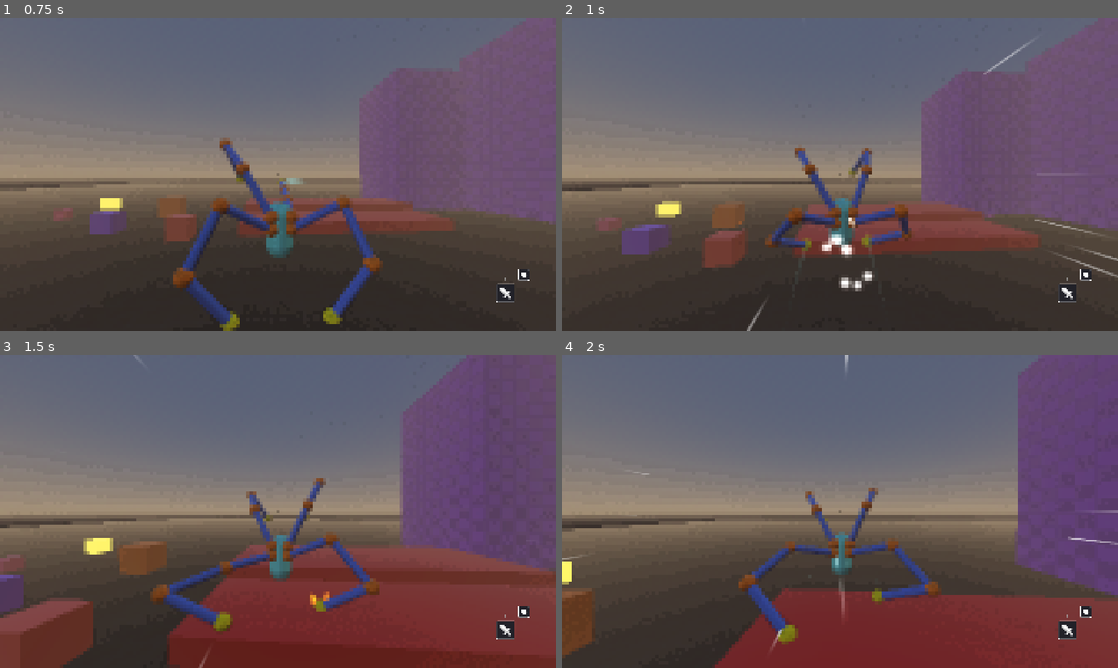
Above: before the commit, frames 1-4 (two rows, left to right).
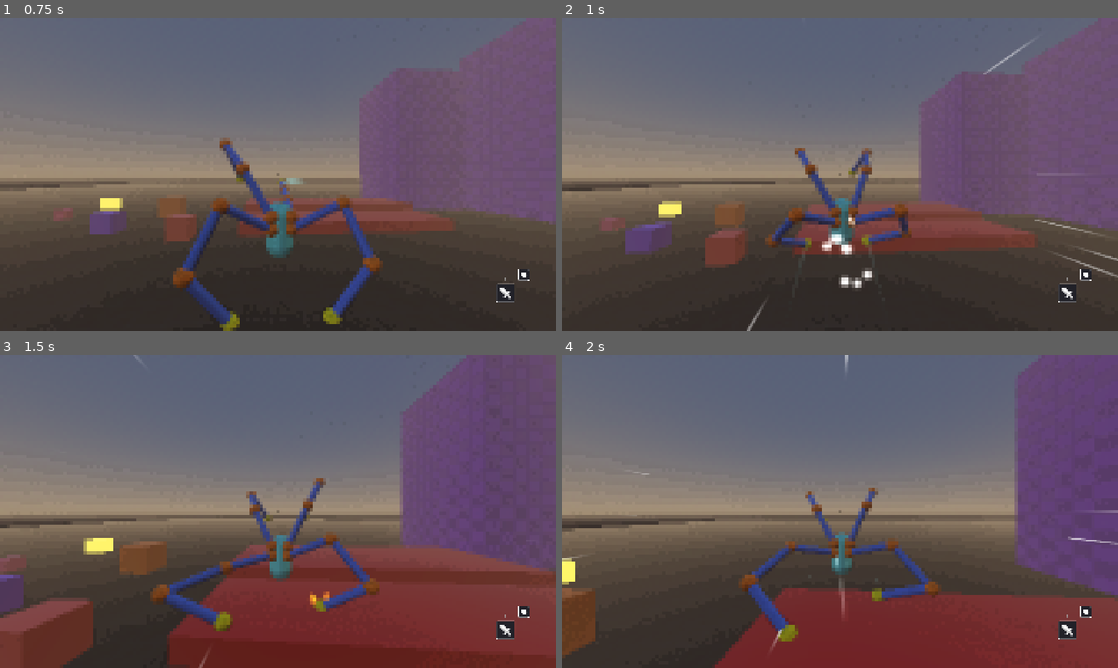
Above: after the commit, the same moments.

Repository: lliamsymonds04/doc-oc
Game: Godot game, scene res://main.tscn
Two runs of this game, one before a commit and one after it. Both use one fixed random seed, a clock stepped at 60 frames per second and the inputs below.
Inputs (mouse positions are in pixels of both pictures, inside the frame that each line leads up to):
- Up to frame 1 (0.75 s): move the mouse to (305, 174) at 0.52 s; press the mouse at (305, 174) at 0.53 s; hold W (forward) from 0.53 s (still down)
- Up to frame 2 (1 s): keep holding W (forward); tap Space (jump) at 0.77 s
- Up to frame 3 (1.5 s): keep holding W (forward); move the mouse to (250, 511) at 1.27 s; release the mouse at (250, 511) at 1.28 s; click (250, 511) at 1.35 s
- Up to frame 4 (2 s): keep holding W (forward); tap Space (jump) at 1.52 s

Frame 1 is identical in both runs. In frame 2, 1.0% of the frame differs, in the area x 10-78%, y 42-88%; in frame 3, 0.1%; in frame 4, 0.5%.

Commit message:
feat: heavy attack

Diff:
--- a/systems/player/camera_controller.gd
+++ b/systems/player/camera_controller.gd
@@ -13,7 +13,7 @@
 @export var speed_at_max_fov: float = 10.0
 @export var fov_change_rate: float = 2.0
 @export_range(0.1, 4.0, 0.05) var fov_curve_exponent: float = 0.5
-@export var fov_kick_recovery: float = 8.0
+@export var fov_kick_recovery: float = 5.0
 
 @export_category("Trail")
 @export var trail_strength: float = 0.06  # forward/back (local Z)
--- a/systems/player/config/player_attack_config.gd
+++ b/systems/player/config/player_attack_config.gd
@@ -21,7 +21,9 @@
 @export var enemy_hit_sound: AudioStreamOggVorbis = preload("res://assets/audio/cyber_punch.ogg")
 @export var hit_vfx_scene: PackedScene = preload("res://assets/vfx/step.tscn")
 @export var hit_trauma: float = 0.7
-@export_range(0, -10, -0.5) var hit_fov_kick: float = -2.0
+@export_range(-10, 0, 0.5) var hit_fov_kick: float = -2.0
+## Wind-up kick on a heavy swing; + = widen. Hits narrow, so the two beats differ.
+@export var swing_fov_kick: float = 1.5
 
 @export_group("Impulse Physics")
 @export var impulse_strength: float = 7.0
@@ -35,6 +37,29 @@
 ## Horizontal multiplier on the shove once the enemy dies, so corpses fly further.
 @export var death_knockback_multiplier: float = 2.5
 
+@export_group("Heavy Attack")
+## Every Nth punch in a combo becomes a two-armed heavy attack.
+@export_range(1, 20, 1) var heavy_attack_every: int = 3
+## Idle gap (s) between punches that ends the combo and resets the counter.
+@export var combo_reset_time: float = 1.0
+## Recovery after a heavy (s), used instead of attack_debounce.
+@export var heavy_attack_debounce: float = 1.0
+## Forward lean into a heavy swing, in degrees (positive = lean forward).
+@export var heavy_tilt_degrees: float = 25.0
+## How long the heavy lean holds (s); outlasts tilt_reset_time so a whiff reads.
+@export var heavy_tilt_reset_time: float = 0.45
+## Blend rate (1/s) of the heavy lean, independent of the slower walk/camera tilt.
+@export var heavy_tilt_rate: float = 14.0
+## Blend rate (1/s) of the lean falling back to zero; slower reads as follow-through.
+@export var heavy_tilt_release_rate: float = 5.0
+## Multipliers on the base values above, applied only while a heavy is live.
+@export var heavy_damage_multiplier: float = 2.5
+@export var heavy_knockback_multiplier: float = 2.0
+@export var heavy_lift_multiplier: float = 1.5
+@export var heavy_trauma_multiplier: float = 1.4
+@export var heavy_fov_kick_multiplier: float = 2.5
+@export var heavy_impulse_multiplier: float = 2.0
+
 @export_group("Visuals")
 @export var trail_width: float = 0.4
 @export var trail_transparency: float = 0.4
--- a/systems/player/config/player_tackle_config.gd
+++ b/systems/player/config/player_tackle_config.gd
@@ -55,5 +55,5 @@
 
 @export_group("Feedback")
 @export var launch_trauma: float = 0.8
-@export_range(0, -10, -0.5) var launch_fov_kick: float = -3.0
+@export_range(-10, 0, 0.5) var launch_fov_kick: float = -3.0
 @export var impact_sound: AudioStreamOggVorbis = preload("res://assets/audio/hit_impact.ogg")
--- a/systems/player/player_attack_controller.gd
+++ b/systems/player/player_attack_controller.gd
@@ -1,16 +1,28 @@
 class_name PlayerAttackController
 extends RefCounted
+
+## Heavy multipliers and the two-arm hit guard are live only for the swing itself, not
+## the whole debounce: a tackle punch inside that window is a separate hit.
+const SWING_WINDOW: float = 0.3
 
 var player: PlayerController
 var prev_attack_mount: ArmMount
 var last_attack_time: float = -INF
+var combo_count: int = 0
 var attack_tilt_y: float = 0.0
+## Lean actually written to the body; blended to `_tilt_x_target` in process().
+var attack_tilt_x: float = 0.0
 
 var config: PlayerAttackConfig
+
+## Debounce gating the *next* punch; longer after a heavy.
+var _tilt_x_target: float = 0.0
+var _debounce: float = 0.0
+var _heavy_active: bool = false
+var _damaged_this_attack: Array[Object] = []
 
 var _attack_audio_player: AudioStreamPlayer3D
 var _hit_audio_player: AudioStreamPlayer3D
-
 var _hit_vfx: ImpactVFX
 var _crack_decal_parent: Node3D
 var _aiming_at_enemy_in_range: bool = false
@@ -19,6 +31,7 @@
 func _init(p: PlayerController, attack_config: PlayerAttackConfig) -> void:
 	player = p
 	config = attack_config
+	_debounce = config.attack_debounce
 
 	_attack_audio_player = AudioStreamPlayer3D.new()
 	_attack_audio_player.stream = config.attack_sound
@@ -42,93 +55,146 @@
 func try_attack() -> void:
 	var now = PlayerPunchUtil.get_now()
 	var p := player
-	if not PlayerPunchUtil.punch_allowed(p, last_attack_time, config.attack_debounce, now):
+	if not PlayerPunchUtil.punch_allowed(p, last_attack_time, _debounce, now):
 		return
 
-	for mount in p.arm_mounts:
-		if mount == prev_attack_mount:
-			continue
-
-		var side_dir: int = sign(mount.position.x)
-		var attack_target = PlayerPunchUtil.get_punch_target(
-			player, side_dir, config.attack_cast_range
-		)
-
-		mount.arm.start_punch(attack_target)
-		mount.arm.set_end_effector_trail(true)
-		mount.arm.set_trail_style(config.trail_width, config.trail_transparency)
-		AudioUtil.play_with_pitch(_attack_audio_player)
-
+	if now - last_attack_time > config.combo_reset_time:
+		combo_count = 0
+	combo_count += 1
+
+	var is_heavy := combo_count % maxi(config.heavy_attack_every, 1) == 0
+	_debounce = config.heavy_attack_debounce if is_heavy else config.attack_debounce
+	_heavy_active = is_heavy
+	_damaged_this_attack.clear()
+
+	var gs := p.grounded_state()
+	var look_turn := absf(angle_difference(p.rotation.y, p.camera_controller.global_rotation.y))
+	if not gs.is_camera_aligned and look_turn <= deg_to_rad(config.max_force_align_turn_degrees):
+		gs.force_align = true
+
+	if is_heavy:
+		for mount in p.arm_mounts:
+			_start_punch(mount, true)
+		# restart the alternation so the next normal punch picks a clean arm
+		prev_attack_mount = null
+	else:
+		for mount in p.arm_mounts:
+			if mount == prev_attack_mount:
+				continue
+			_start_punch(mount, false)
+			prev_attack_mount = mount
+			break
+
+	last_attack_time = now
+
+
+func _start_punch(mount: ArmMount, is_heavy: bool) -> void:
+	var side_dir: int = sign(mount.position.x)
+	var attack_target = PlayerPunchUtil.get_punch_target(player, side_dir, config.attack_cast_range)
+
+	mount.arm.start_punch(attack_target)
+	mount.arm.set_end_effector_trail(true)
+	mount.arm.set_trail_style(config.trail_width, config.trail_transparency)
+	AudioUtil.play_with_pitch(_attack_audio_player)
+	var kick := _swing_kick(is_heavy)
+	if kick != 0.0:
+		player.camera_controller.kick_fov(kick)
+
+	if is_heavy:
+		# negative rotation.x tips the body forward (model faces -Z)
+		_tilt_x_target = -deg_to_rad(config.heavy_tilt_degrees)
+		attack_tilt_y = 0.0
+	else:
+		_tilt_x_target = 0.0
 		attack_tilt_y = side_dir * deg_to_rad(config.attack_tilt_degrees)
 
-		prev_attack_mount = mount
-		last_attack_time = now
-
-		var gs := p.grounded_state()
-		var look_turn := absf(angle_difference(p.rotation.y, p.camera_controller.global_rotation.y))
-		if (
-			not gs.is_camera_aligned
-			and look_turn <= deg_to_rad(config.max_force_align_turn_degrees)
-		):
-			gs.force_align = true
-
-		return
+
+## 1.0 for a normal punch, the heavy multiplier while the heavy swing is live.
+func _heavy(mult: float) -> float:
+	return mult if _heavy_active and _swing_live() else 1.0
+
+
+func _swing_live() -> bool:
+	return PlayerPunchUtil.get_now() - last_attack_time <= SWING_WINDOW
+
+
+## Only the heavy widens on the wind-up; firing this every punch would strobe the fov.
+func _swing_kick(is_heavy: bool) -> float:
+	if not is_heavy:
+		return 0.0
+	return config.swing_fov_kick * config.heavy_fov_kick_multiplier
 
 
 func arm_hit_detected(hit: Vector3, normal: Vector3, collider: Object) -> void:
 	if player.is_in_grab_mode():
 		return
 
-	var ragdoll_enemy: EnemyController = null
-	if collider is RigidBody3D and collider.has_meta(EnemyRagdollController.ENEMY_META):
-		ragdoll_enemy = collider.get_meta(EnemyRagdollController.ENEMY_META)
-	var is_enemy_hit: bool = collider is EnemyController or ragdoll_enemy != null
-	if is_enemy_hit:
+	var enemy := EnemyUtil.resolve_enemy(collider)
+	if enemy:
 		player.attack_hit.emit(hit, normal, collider)
-		_hit_audio_player.stream = player.attack_config.enemy_hit_sound
-	else:
-		_hit_audio_player.stream = player.attack_config.surface_hit_sound
-
+
+	var already_hit := _register_swing_hit(enemy)
+
+	_hit_audio_player.stream = config.enemy_hit_sound if enemy else config.surface_hit_sound
 	AudioUtil.play_with_pitch(_hit_audio_player)
-
-	if not is_enemy_hit and not collider is RigidBody3D:
+	if enemy == null and not collider is RigidBody3D:
 		CrackDecal.spawn(_crack_decal_parent, hit, normal)
 
-	if collider is EnemyController:
-		var enemy: EnemyController = collider
-		var knock_dir := enemy.global_position - player.global_position
-
-		enemy.apply_knockback(knock_dir, config.knockback_speed, config.knockback_lift)
-
-		enemy.take_damage(player.attack_config.damage)
-
-		if enemy.is_dead():
-			var ragdoll := enemy.get_ragdoll()
-			if ragdoll:
-				var corpse_vel := enemy.velocity
-				corpse_vel.x *= config.death_knockback_multiplier
-				corpse_vel.z *= config.death_knockback_multiplier
-				# deferred to land after activate()'s deferred unfreeze
-				ragdoll.set_deferred("linear_velocity", corpse_vel)
-
-	elif ragdoll_enemy:
-		ragdoll_enemy.take_damage(player.attack_config.damage)
-		_impulse_rigid_body(collider as RigidBody3D, hit)
-
-	elif collider is RigidBody3D:
+	if enemy and not already_hit:
+		_damage_enemy(collider, enemy, hit)
+	elif enemy == null and collider is RigidBody3D:
 		_impulse_rigid_body(collider, hit)
 
-	player.camera_controller.add_trauma(player.attack_config.hit_trauma)
-	player.camera_controller.kick_fov(player.attack_config.hit_fov_kick)
+	player.camera_controller.add_trauma(config.hit_trauma * _heavy(config.heavy_trauma_multiplier))
+	player.camera_controller.kick_fov(
+		config.hit_fov_kick * _heavy(config.heavy_fov_kick_multiplier)
+	)
 
 	if _hit_vfx:
 		_hit_vfx.play(hit, normal)
 
 
-func process(_dt: float):
+## Returns true when this target was already damaged by the current swing.
+func _register_swing_hit(enemy: EnemyController) -> bool:
+	if not _swing_live() or enemy == null:
+		return false
+	if _damaged_this_attack.has(enemy):
+		return true
+	_damaged_this_attack.append(enemy)
+	return false
+
+
+func _damage_enemy(collider: Object, enemy: EnemyController, hit: Vector3) -> void:
+	var damage := config.damage * _heavy(config.heavy_damage_multiplier)
+
+	if collider is EnemyController:
+		enemy.apply_knockback(
+			enemy.global_position - player.global_position,
+			config.knockback_speed * _heavy(config.heavy_knockback_multiplier),
+			config.knockback_lift * _heavy(config.heavy_lift_multiplier)
+		)
+		enemy.take_damage(damage)
+		if enemy.is_dead():
+			var corpse_vel := enemy.velocity
+			corpse_vel.x *= config.death_knockback_multiplier
+			corpse_vel.z *= config.death_knockback_multiplier
+			# deferred to land after activate()'s deferred unfreeze
+			enemy.get_ragdoll().set_deferred("linear_velocity", corpse_vel)
+		return
+
+	enemy.take_damage(damage)
+	if collider is RigidBody3D:
+		_impulse_rigid_body(collider, hit)
+
+
+func process(dt: float):
 	var now = PlayerPunchUtil.get_now()
-	if attack_tilt_y != 0.0 and now - last_attack_time >= config.tilt_reset_time:
+	var tilt_hold := config.heavy_tilt_reset_time if _heavy_active else config.tilt_reset_time
+	if now - last_attack_time >= tilt_hold:
+		_tilt_x_target = 0.0
 		attack_tilt_y = 0.0
+	var rate := config.heavy_tilt_rate if _tilt_x_target != 0.0 else config.heavy_tilt_release_rate
+	attack_tilt_x = lerpf(attack_tilt_x, _tilt_x_target, 1.0 - exp(-rate * dt))
 	_update_aim_enemy_state()
 
 
@@ -149,7 +215,6 @@
 	var impulse = Vector3.ZERO
 
 	var hit_dir = player.camera_controller.get_camera_direction()
-	impulse = hit_dir * player.attack_config.impulse_strength
+	impulse = hit_dir * config.impulse_strength * _heavy(config.heavy_impulse_multiplier)
 	impulse.y = max(impulse.y, player.attack_config.impulse_min_y)
-	# body.apply_impulse(impulse,local_hit_point)
 	body.call_deferred("apply_impulse", impulse, local_hit_point)
--- a/systems/player/states/grounded_state.gd
+++ b/systems/player/states/grounded_state.gd
@@ -18,6 +18,8 @@
 var is_sprinting := false
 var leg_probe_hits: Dictionary = {}
 var floor_normal := Vector3.UP
+## Pivot x without the attack lean, which is written on top at its own rate.
+var _base_tilt_x := 0.0
 
 
 func _init(p: PlayerController) -> void:
@@ -42,6 +44,7 @@
 	body_y_offset = (p.hover.min_y_offset + p.hover.max_y_offset) / 2.0
 	is_camera_aligned = absf(p.camera_controller.rotation.y) <= align_angle
 	floor_normal = Vector3.UP
+	_base_tilt_x = p.tilt_pivot.rotation.x - p.attack_controller.attack_tilt_x
 
 	for mount in p.leg_mounts:
 		mount.set_apply_floor(true)
@@ -226,7 +229,7 @@
 	if dir.length_squared() > 0.0:
 		dir = dir.normalized()
 
-	var current_tilt_x := p.tilt_pivot.rotation.x
+	var current_tilt_x := _base_tilt_x
 	var current_tilt_z := p.tilt_pivot.rotation.z
 	var current_tilt_y := p.tilt_pivot.rotation.y
 
@@ -253,9 +256,10 @@
 		current_tilt_y, target_tilt_y, dt * tilt_speed * p.grounded.yaw_tilt_speed_multiplier
 	)
 
-	p.tilt_pivot.rotation.x = tilted_x
+	p.tilt_pivot.rotation.x = tilted_x + p.attack_controller.attack_tilt_x
 	p.tilt_pivot.rotation.z = tilted_z
 	p.tilt_pivot.rotation.y = tilted_y
+	_base_tilt_x = tilted_x
 
 
 func _update_legs(dt: float) -> void:
